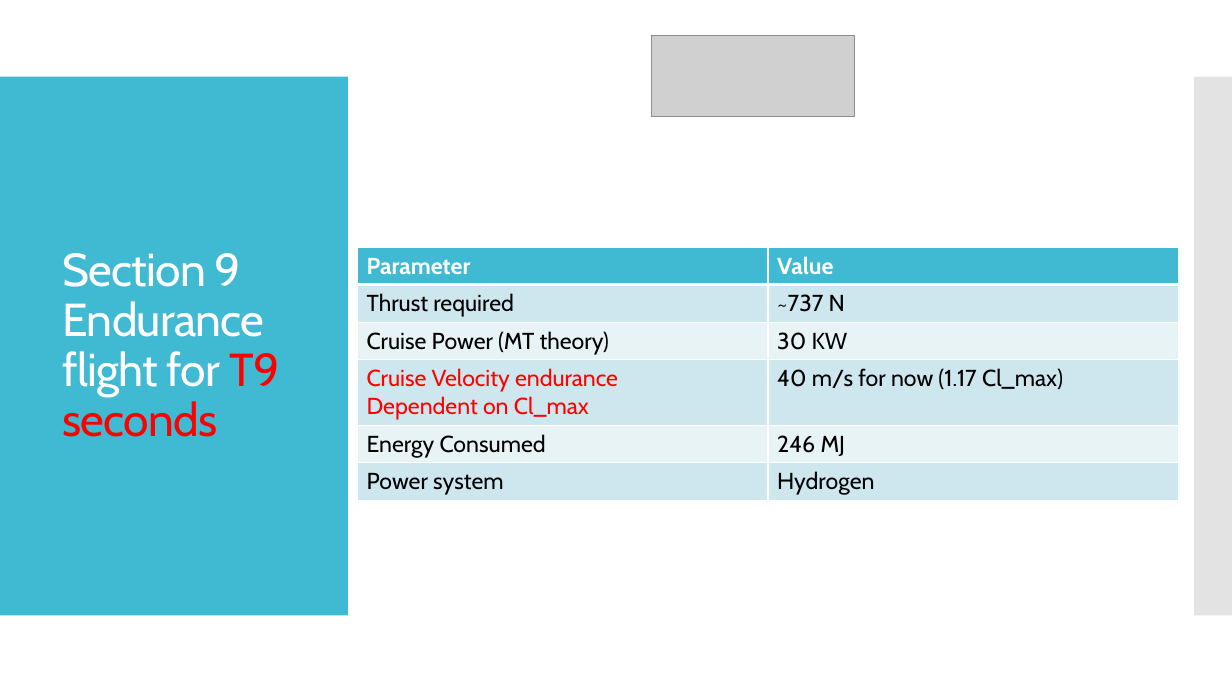
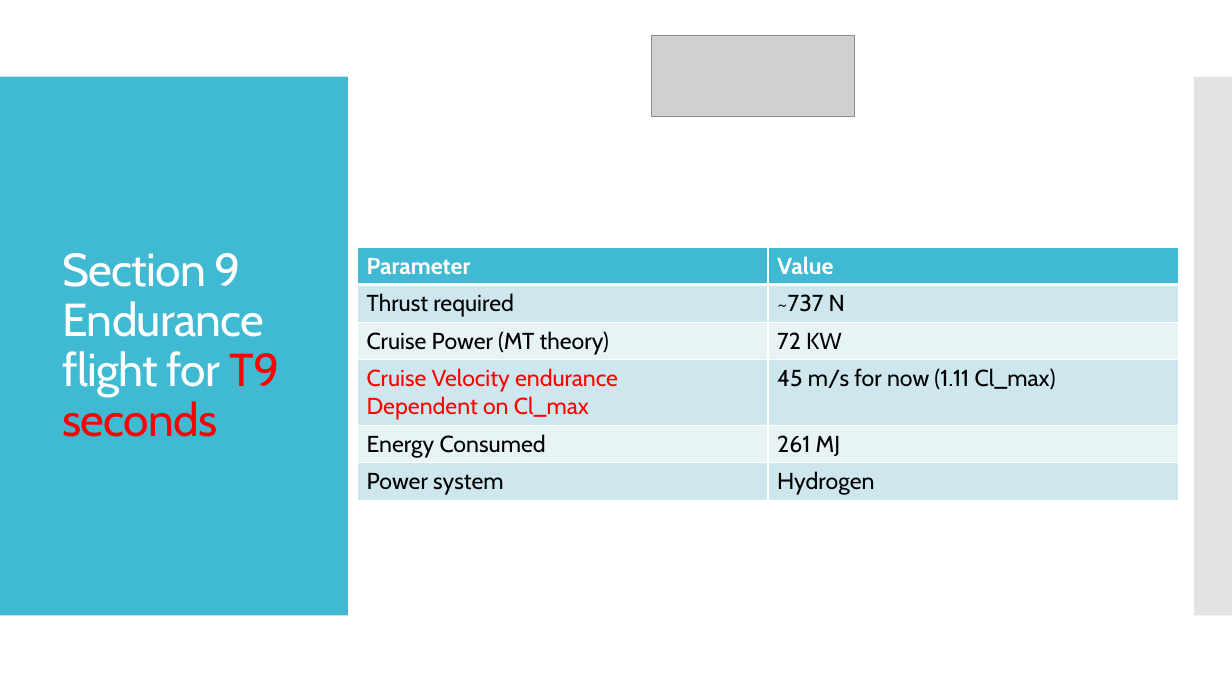
Before and after one commit to s-ritwik/VFS_IIT_KANPUR, a slide deck: slide 25 of BEMT_results/VFS performance validation.pptx. Drawn at 1232x693 pixels with LibreOffice and Linux fonts; fonts in the diff are those of the drawing; grey boxes stand for pictures. Boxes give left, top, right and bottom in pixels: in the first picture for what was removed or moved away, otherwise in the second. Text is boxed around its words. In the diff, an @@ line names an element or a change of style, - is before the commit and + after.

```diff
--- a/BEMT_results/VFS performance validation.pptx
+++ b/BEMT_results/VFS performance validation.pptx
@@ table at [358, 247, 1178, 499] @@
-row 3, column 2: 30 KW
+row 3, column 2: 72 KW
-row 4, column 2: 40 m/s for now (1.17 Cl_max)
+row 4, column 2: 45 m/s for now (1.11 Cl_max)
-row 5, column 2: 246 MJ
+row 5, column 2: 261 MJ
```
Also in this commit, not shown: 9 other slides changed, 7 other files.
